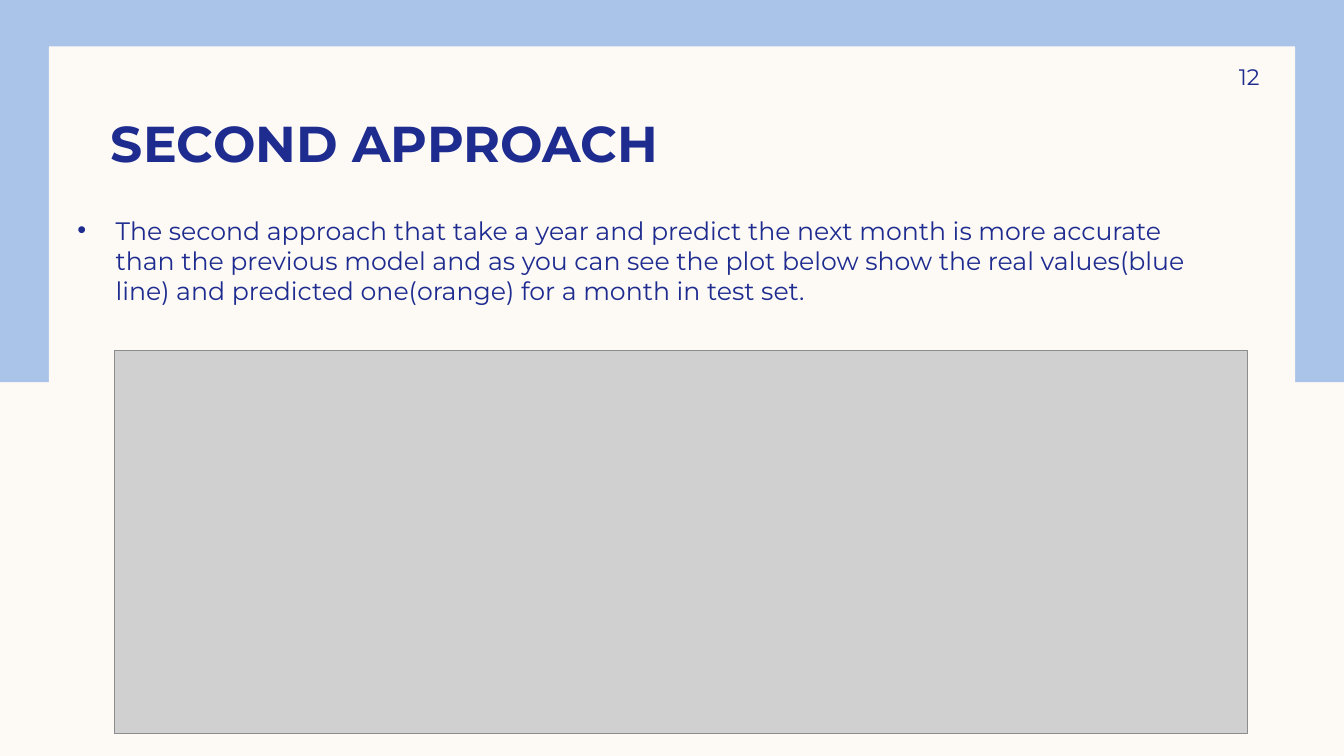
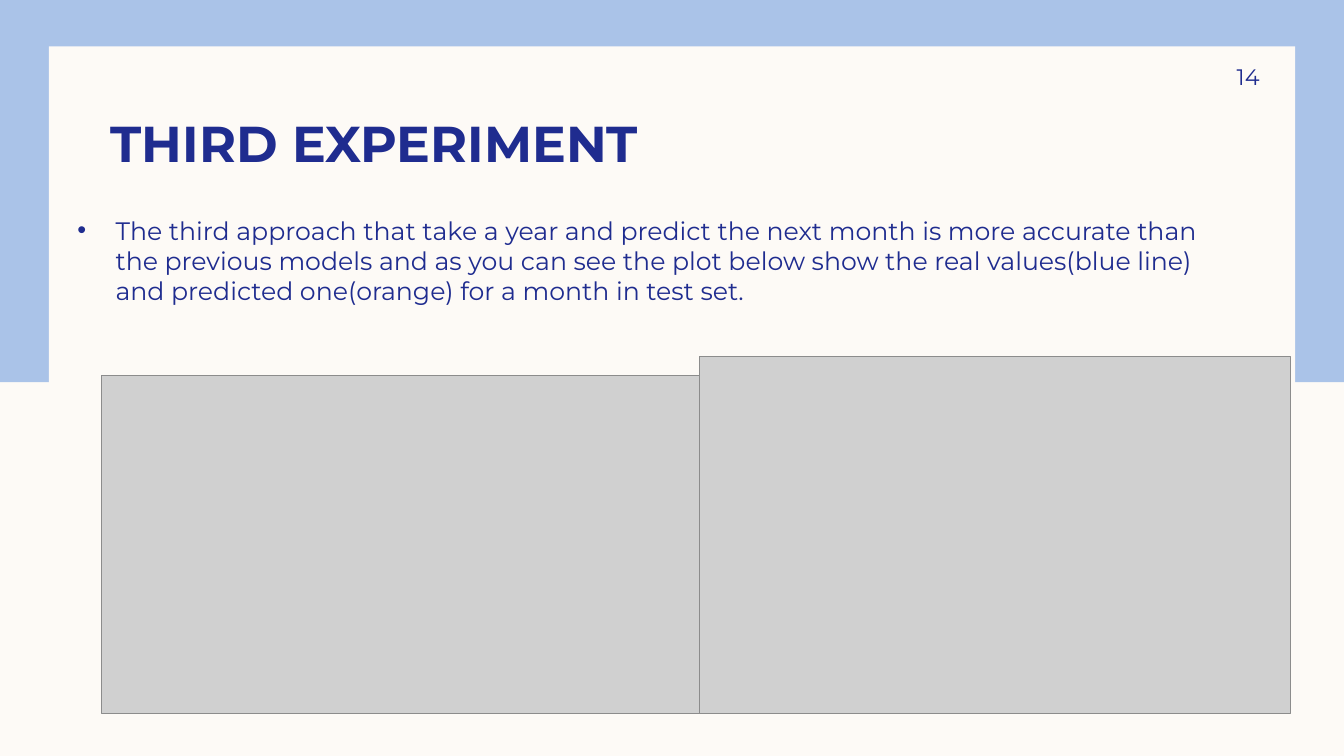
Before and after one commit to Fatemehbozorgi97/Carbon-emission-prediction-, a slide deck: slide 14 of Carbon emission prediction.pptx (slide 12 before the commit). Drawn at 1344x756 pixels with LibreOffice and Linux fonts; fonts in the diff are those of the drawing; grey boxes stand for pictures. Boxes give left, top, right and bottom in pixels: in the first picture for what was removed or moved away, otherwise in the second. Text is boxed around its words. In the diff, an @@ line names an element or a change of style, - is before the commit and + after.

```diff
--- a/Carbon emission prediction.pptx
+++ b/Carbon emission prediction.pptx
@@ page number at box(1237, 69, 1260, 85): text changed @@
-12
+14
@@ title at box(111, 126, 638, 162): text changed @@
-SECOND APPROACH
+THIRD EXPERIMENT
@@ text at box(116, 221, 1196, 305): text changed @@
-• The second approach that take a year and predict the next month is more accurate than the previous model and as you can see the plot below show the real values(blue line) and predicted one(orange) for a month in test set.
+• The third approach that take a year and predict the next month is more accurate than the previous models and as you can see the plot below show the real values(blue line) and predicted one(orange) for a month in test set.
@@ picture added at box(700, 356, 1292, 713) @@
@@ picture: place and size @@
-picture at box(114, 351, 1247, 734)
+picture at box(102, 375, 700, 713)
```
Also in this commit, not shown: 9 other slides changed, 3 slides added, 1 slide removed, 2 other files.
